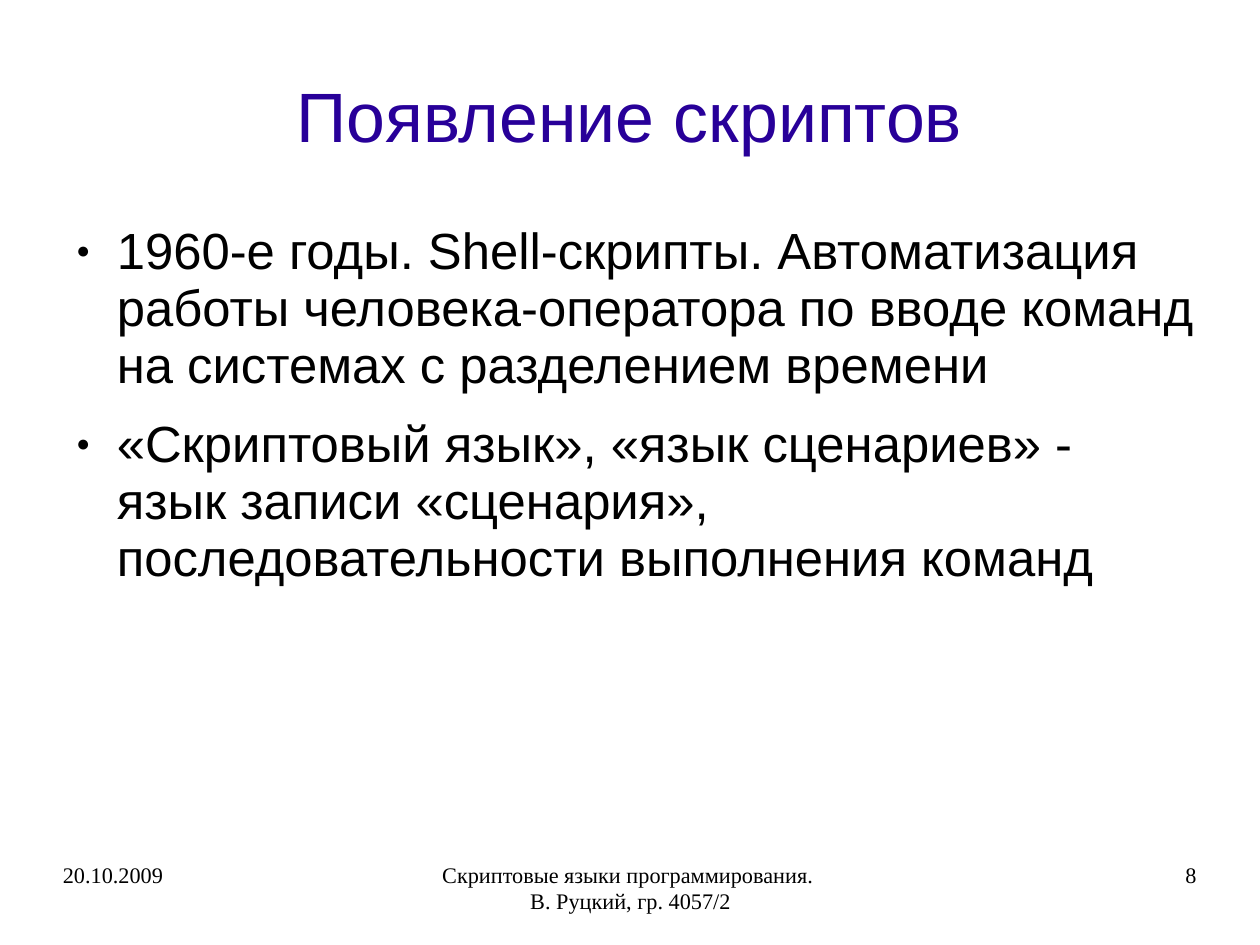
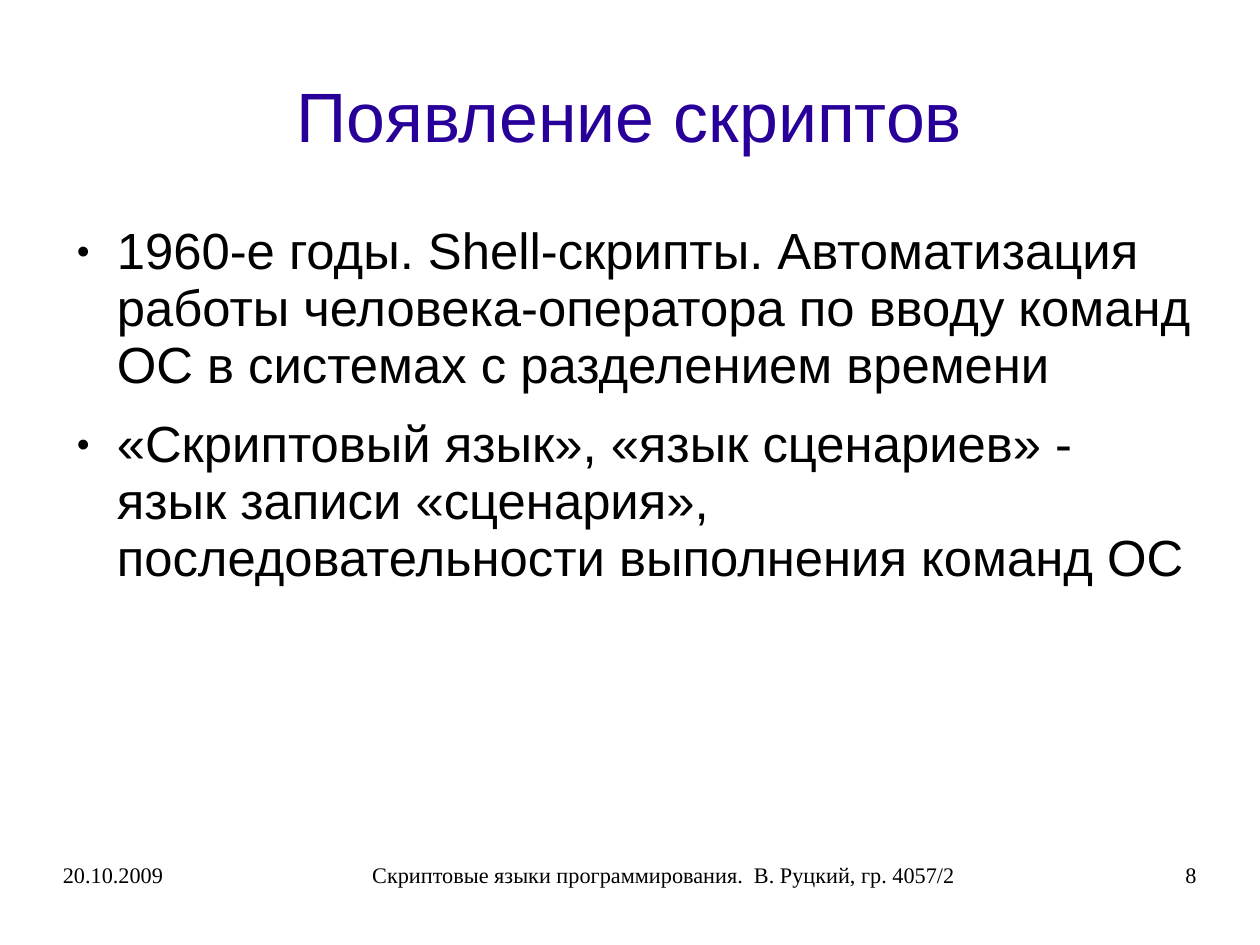
Before and after one commit to rutsky/semester07, a slide deck: slide 8 of Operation_systems/scripting_languages/40572_Rutsky_Scripting_languages.ppt. Drawn at 1260x945 pixels with LibreOffice and Linux fonts; fonts in the diff are those of the drawing. Boxes give left, top, right and bottom in pixels: in the first picture for what was removed or moved away, otherwise in the second. Text is boxed around its words. In the diff, an @@ line names an element or a change of style, - is before the commit and + after.

```diff
--- a/Operation_systems/scripting_languages/40572_Rutsky_Scripting_languages.ppt
+++ b/Operation_systems/scripting_languages/40572_Rutsky_Scripting_languages.ppt
@@ text at <box>117,232,1190,586</box>: text changed @@
-● 1960-е годы. Shell-скрипты. Автоматизация работы человека-оператора по вводе команд на системах с разделением времени
-● «Скриптовый язык», «язык сценариев» - язык записи «сценария», последовательности выполнения команд
+● 1960-е годы. Shell-скрипты. Автоматизация работы человека-оператора по вводу команд ОС в системах с разделением времени
+● «Скриптовый язык», «язык сценариев» - язык записи «сценария», последовательности выполнения команд ОС
@@ text "Скриптовые языки программирования. В. Руцкий, ..." rewrapped from <box>442,868,812,914</box> to <box>372,867,954,888</box> @@
```
Also in this commit, not shown: 39 other slides changed, 31 slides added, 1 other file.
